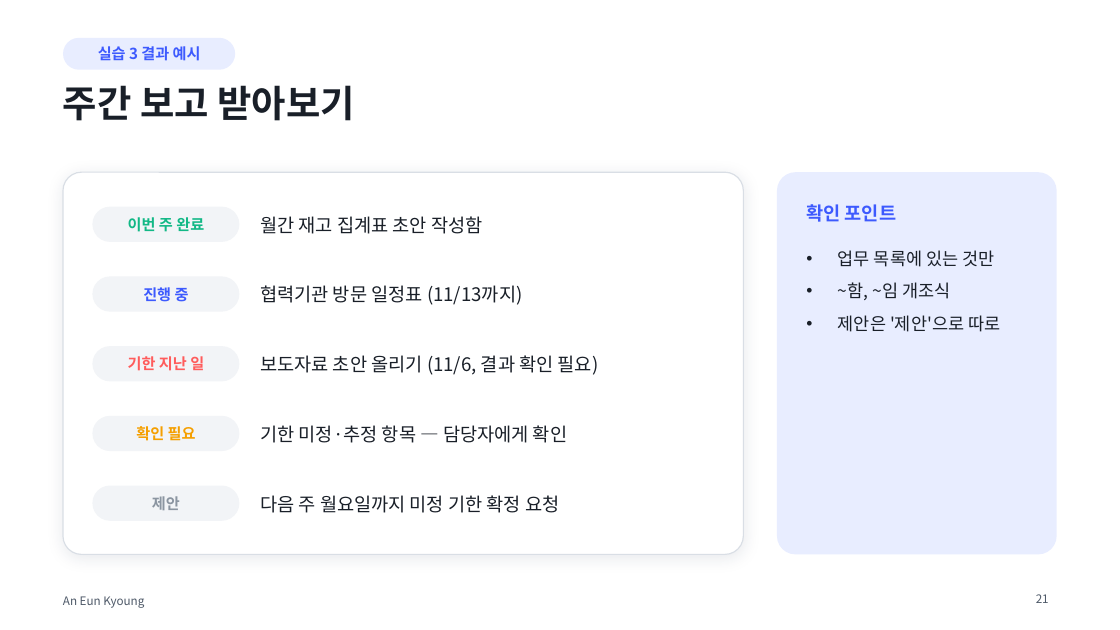
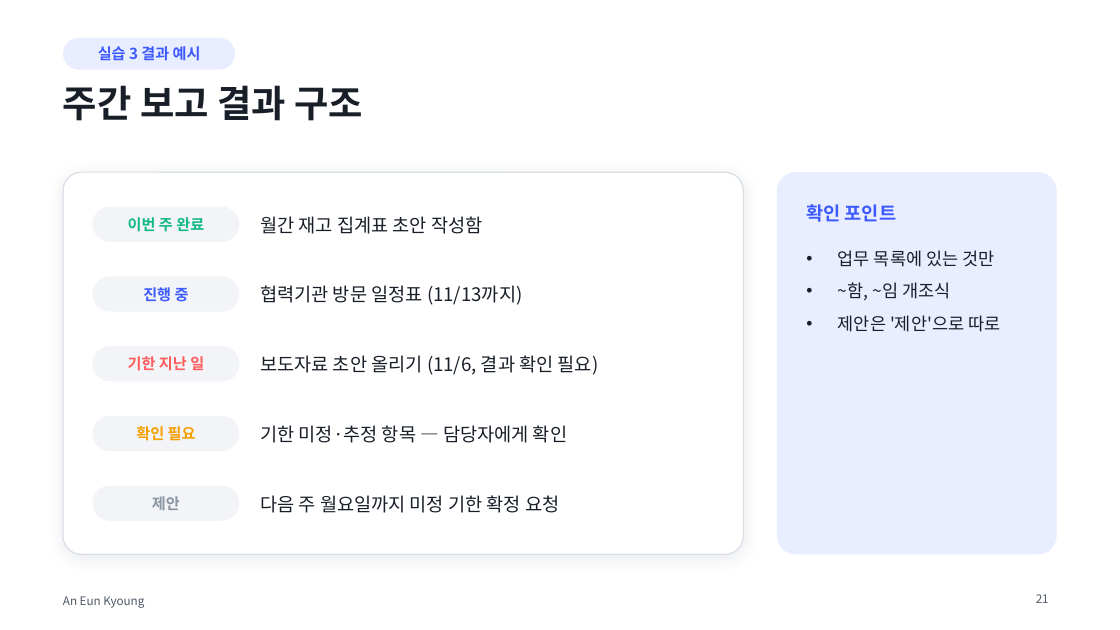
Before and after one commit to eunkyoungAn/-, a slide deck: slide 21 of output/업무정리비서-강의/나만의_업무정리비서_만들기.pptx. Drawn at 1120x630 pixels with LibreOffice and Linux fonts; fonts in the diff are those of the drawing. Boxes give left, top, right and bottom in pixels: in the first picture for what was removed or moved away, otherwise in the second. Text is boxed around its words. In the diff, an @@ line names an element or a change of style, - is before the commit and + after.

```diff
--- a/output/업무정리비서-강의/나만의_업무정리비서_만들기.pptx
+++ b/output/업무정리비서-강의/나만의_업무정리비서_만들기.pptx
@@ title at (63,85,364,121): text changed @@
-주간 보고 받아보기
+주간 보고 결과 구조
```
Also in this commit, not shown: 15 other slides changed, 2 slides added, 2 slides removed, 4 other files.
